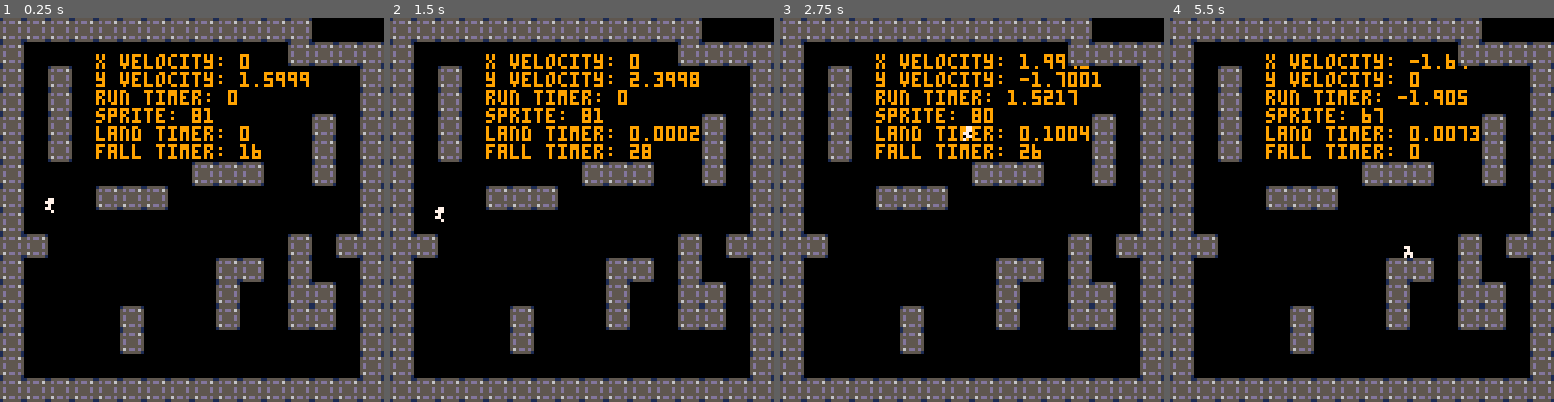
Above: before the commit, frames 1-4 (left to right).
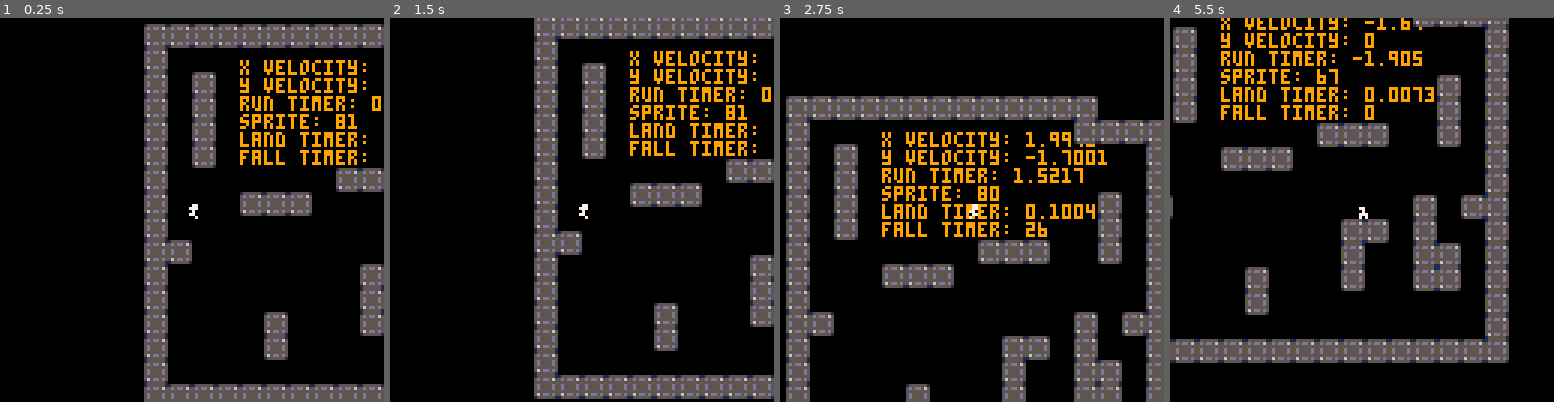
Above: after the commit, the same moments.

Repository: charlietran/pico8-games
Game: PICO-8 cartridge runboi.p8
Two runs of this game, one before a commit and one after it. Both use one fixed random seed, a clock stepped at 60 frames per second and the inputs below.
Inputs:
- Up to frame 1 (0.25 s): no input
- Up to frame 2 (1.5 s): tap O (Z key) at 0.7 s
- Up to frame 3 (2.75 s): hold Right 1.6-2.1 s; tap O (Z key) at 1.7, 2.1, 2.5 s; hold Right from 2.47 s (still down)
- Up to frame 4 (5.5 s): tap O (Z key) every 0.4 s from 2.9 to 5.3 s; release Right at 3.03 s; hold Left 3.08-3.58 s; hold Right 4.02-4.68 s; hold Left from 5.08 s (still down)

The runs differ from the first frame. In frame 1, 45% of the frame differs, in the area x 0-100%, y 0-100%; in frame 2, 45%; in frame 3, 47%; in frame 4, 52%.

Commit message:
Center the camera on player

Diff:
--- a/runboi.p8
+++ b/runboi.p8
@@ -46,7 +46,14 @@
 function _draw()
 	--clear screen, reset camera
 	cls()
-	camera(0,0)
+
+	--center camera on player
+	--camera(player.x,player.y)
+	--puts the camera top-left
+	--origin at the player origin,
+	--then we offset by half a
+	--screen in both directions
+	camera(player.x-64,player.y-64)
 
 	--debug
 	debugrow=0
